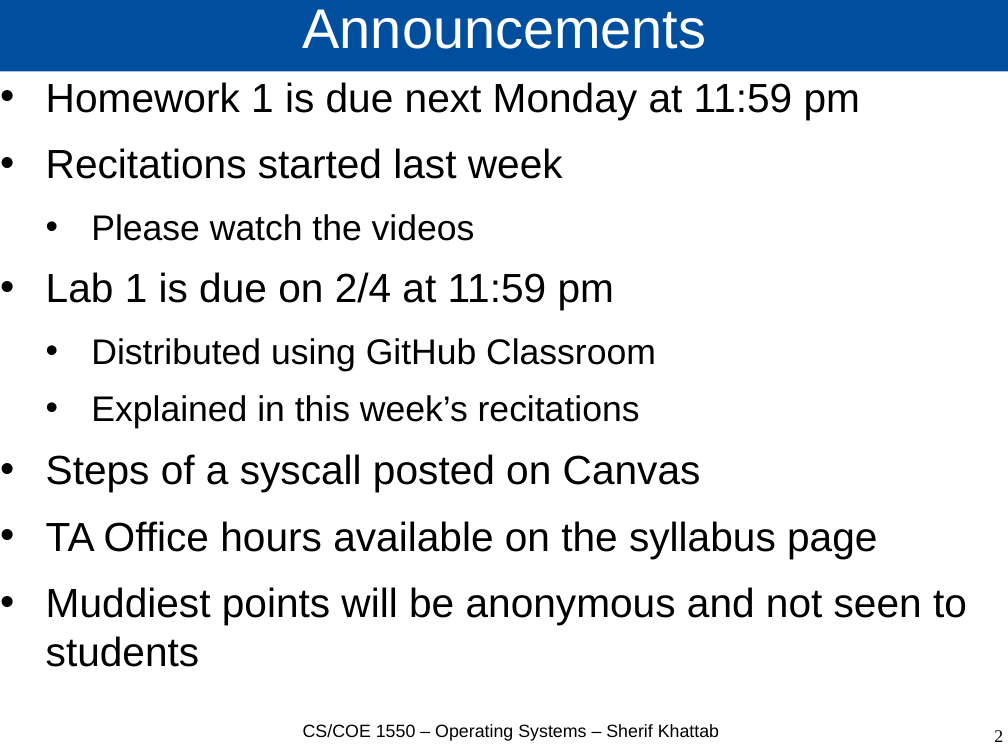
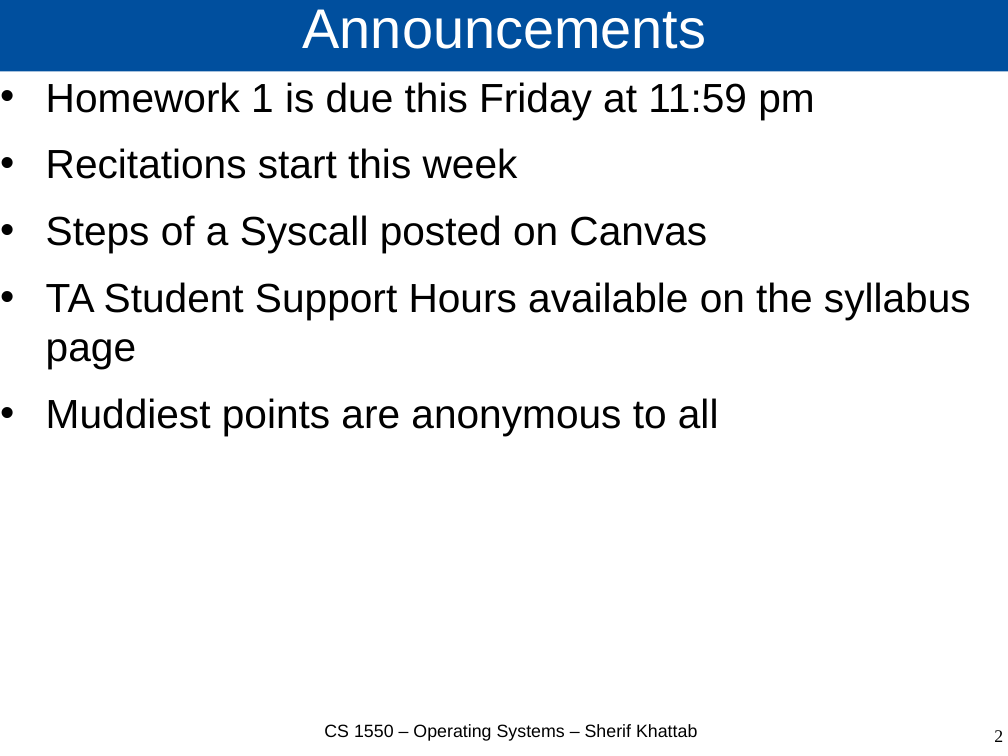
Before and after one commit to cs1550-2244/cs1550-code-handouts, a slide deck: slide 2 of DraftSlides/Lecture2.pptx. Drawn at 1008x756 pixels with LibreOffice and Linux fonts; fonts in the diff are those of the drawing. Boxes give left, top, right and bottom in pixels: in the first picture for what was removed or moved away, otherwise in the second. Text is boxed around its words. In the diff, an @@ line names an element or a change of style, - is before the commit and + after.

Commit message:
Lecture 2

```diff
--- a/DraftSlides/Lecture2.pptx
+++ b/DraftSlides/Lecture2.pptx
@@ text at <box>46,82,971,436</box>: text changed @@
-• Homework 1 is due next Monday at 11:59 pm
-• Recitations started last week
-  • Please watch the videos
-• Lab 1 is due on 2/4 at 11:59 pm
-  • Distributed using GitHub Classroom
-  • Explained in this week’s recitations
-• Steps of a syscall posted on Canvas
-• TA Office hours available on the syllabus page
-• Muddiest points will be anonymous and not seen to students
+• Homework 1 is due this Friday at 11:59 pm
+• Recitations start this week
+• Steps of a Syscall posted on Canvas
+• TA Student Support Hours available on the syllabus page
+• Muddiest points are anonymous to all
@@ text at <box>324,724,697,741</box>: text changed @@
-CS/COE 1550 – Operating Systems – Sherif Khattab
+CS 1550 – Operating Systems – Sherif Khattab
```
Also in this commit, not shown: 17 other slides changed, 11 slides added, 2 other files.
